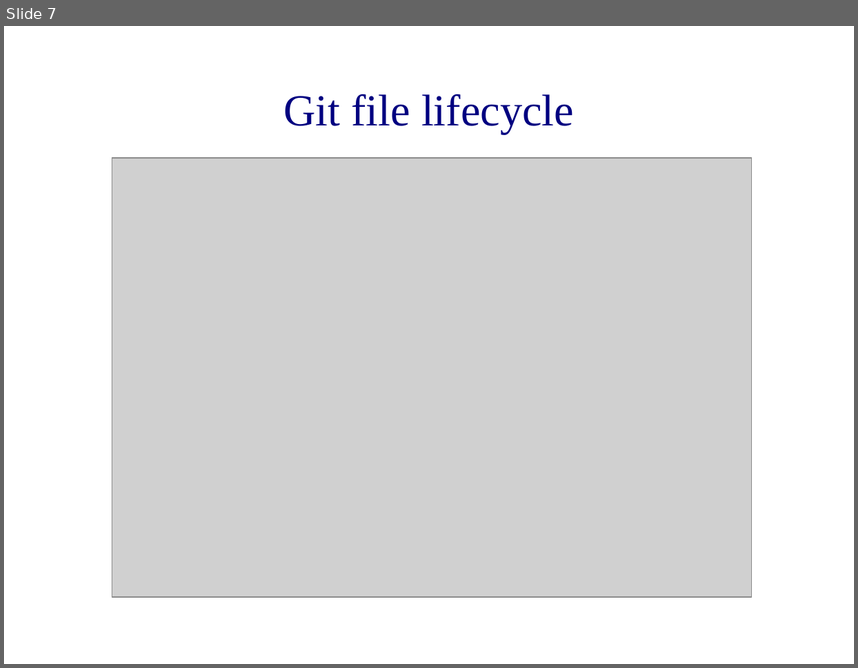
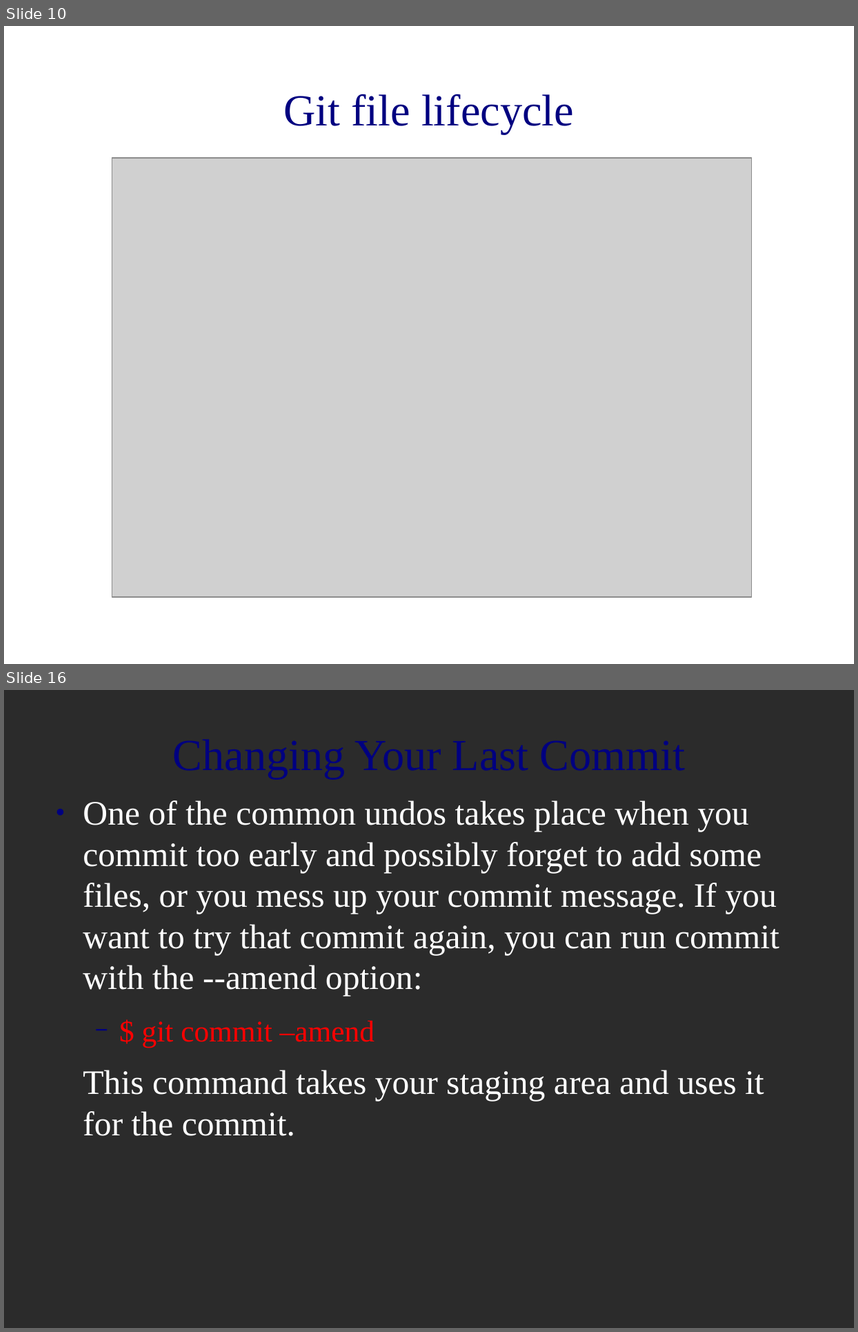
Before and after one commit to MariamP/myRepo, a slide deck: git_intro.odp. Shown one above the other, each under a label of ours: slide 7 before the commit, slides 10 and 16 after it; the slides between them are not shown. The pictures are 858x668 and 858x1332 pixels, drawn with LibreOffice and Linux fonts; fonts in the diff are those of the drawing; grey boxes stand for pictures; background and template pictures are left out; a plain dark background stands for a picture behind light text. Boxes give left, top, right and bottom in pixels: in the first picture for what was removed or moved away, otherwise in the second. Text is boxed around its words. In the diff, an @@ line names an element or a change of style, - is before the commit and + after.

```diff
--- a/git_intro.odp
+++ b/git_intro.odp
@@ slide 16 added at box(4, 690, 854, 1328), background picture (left out) @@
@@ text added at box(83, 800, 780, 1136), 32 pt, text #FFFFFF @@
+● One of the common undos takes place when you commit too early and possibly forget to add some files, or you mess up your commit message. If you want to try that commit again, you can run commit with the --amend option:
+  − $ git commit –amend
+This command takes your staging area and uses it for the commit.
@@ title added at box(376, 884, 553, 914), 41.4 pt, text #000080 @@
+Changing Your Last Commit
@@ what was slide 7 is now slide 10 @@
```
Also in this commit, not shown: 2 slides changed, 10 other slides added.
